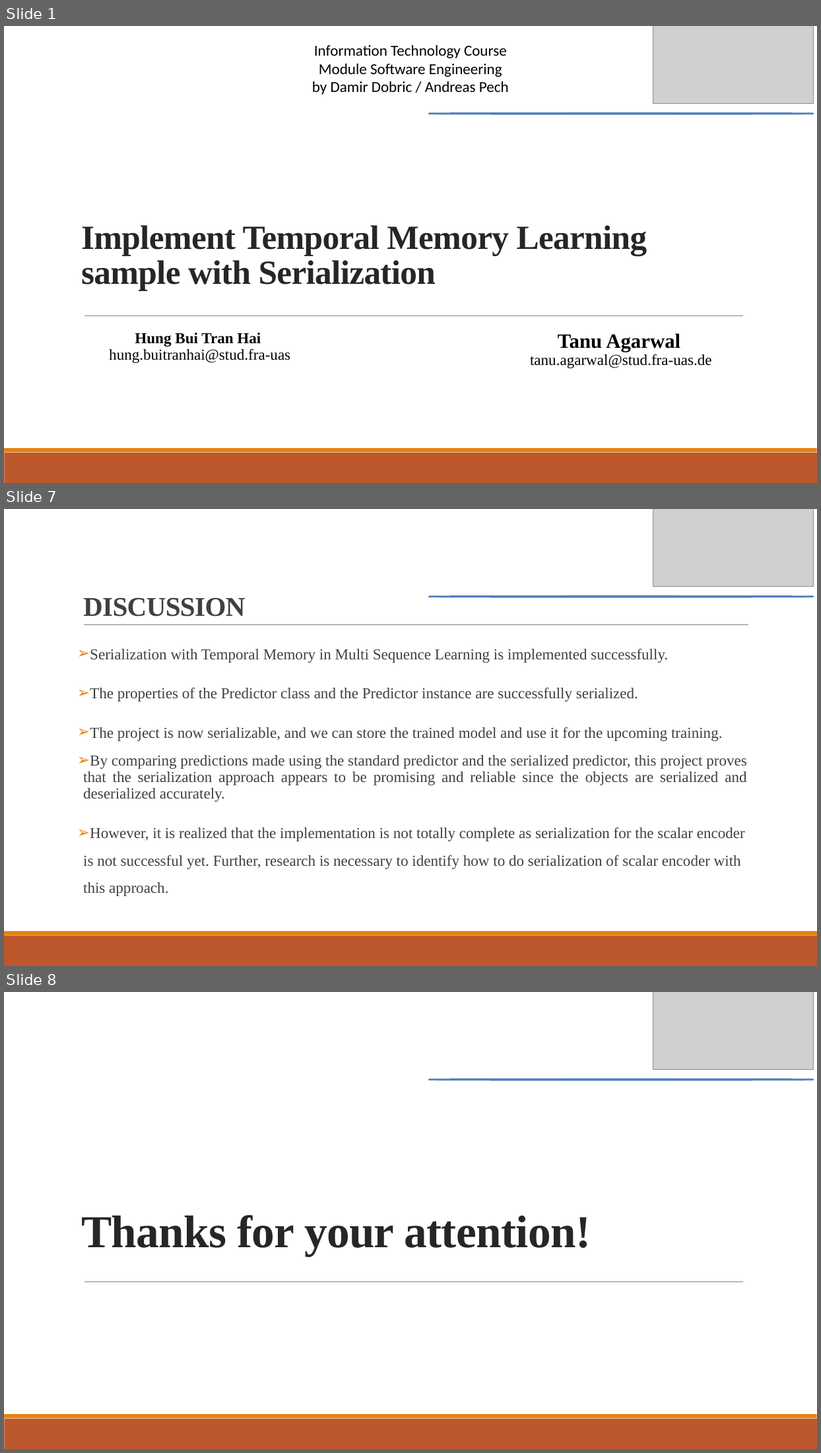
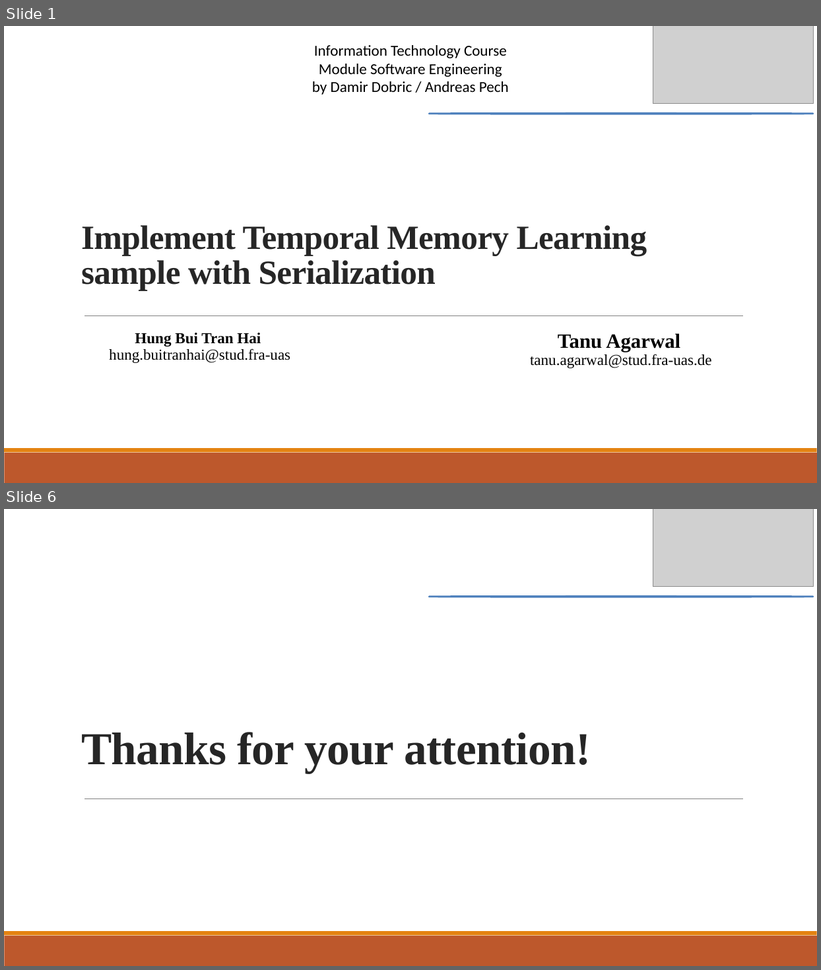
Before and after one commit to Hungbth2000/tm_msl_serialization, a slide deck: source/MySeProject/Documentation/Implement Temporal Memory Learning sample with Serialization.pptx. Shown one above the other, each under a label of ours: slides 1, 7 and 8 before the commit, slides 1 and 6 after it; the slides between them are not shown. The pictures are 821x1453 and 821x970 pixels, drawn with LibreOffice and Linux fonts; fonts in the diff are those of the drawing; grey boxes stand for pictures. Boxes give left, top, right and bottom in pixels: in the first picture for what was removed or moved away, otherwise in the second. Text is boxed around its words. In the diff, an @@ line names an element or a change of style, - is before the commit and + after.

```diff
--- a/source/MySeProject/Documentation/Implement Temporal Memory Learning sample with Serialization.pptx
+++ b/source/MySeProject/Documentation/Implement Temporal Memory Learning sample with Serialization.pptx
@@ slide 7 removed at (4, 509, 817, 966), background #FFFFFF; not listed: 2 template elements that a slide beside it also shows @@
@@ picture removed at (653, 509, 813, 586) @@
@@ title removed at (83, 598, 245, 617) @@
-DISCUSSION
@@ freeform shape removed at (429, 596, 813, 597) @@
@@ freeform shape removed at (429, 596, 813, 597) @@
@@ line removed from (84, 625) to (748, 625) @@
@@ text removed at (83, 648, 747, 896) @@
-➢ Serialization with Temporal Memory in Multi Sequence Learning is implemented successfully.
-➢ The properties of the Predictor class and the Predictor instance are successfully serialized.
-➢ The project is now serializable, and we can store the trained model and use it for the upcoming training.
-➢ By comparing predictions made using the standard predictor and the serialized predictor, this project proves that the serialization approach appears to be promising and reliable since the objects are serialized and deserialized accurately.
-➢ However, it is realized that the implementation is not totally complete as serialization for the scalar encoder is not successful yet. Further, research is necessary to identify how to do serialization of scalar encoder with this approach.
@@ what was slide 8 is now slide 6 @@
```
Also in this commit, not shown: 4 slides changed, 1 other slide removed, 4 other files.
